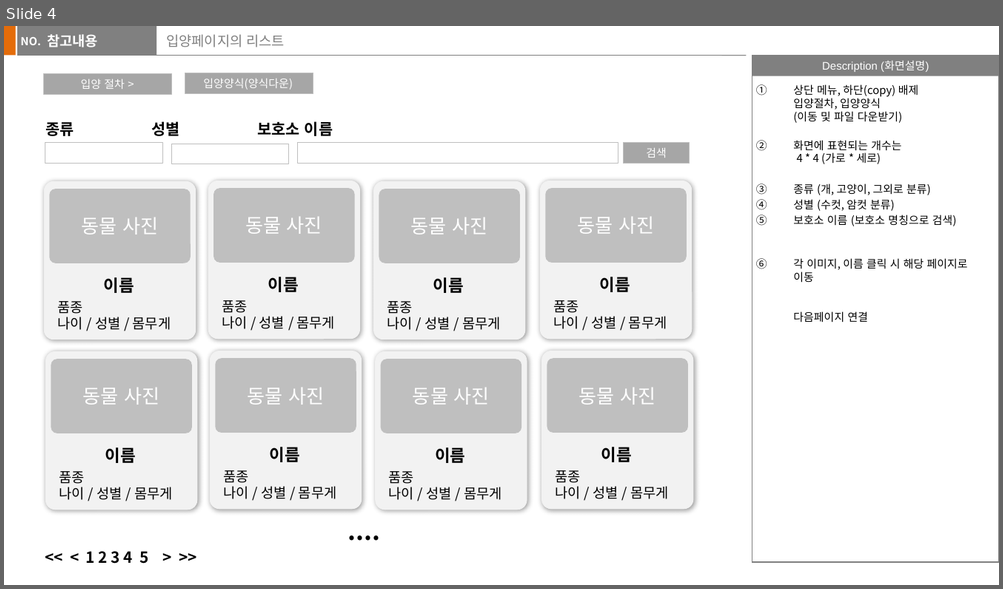
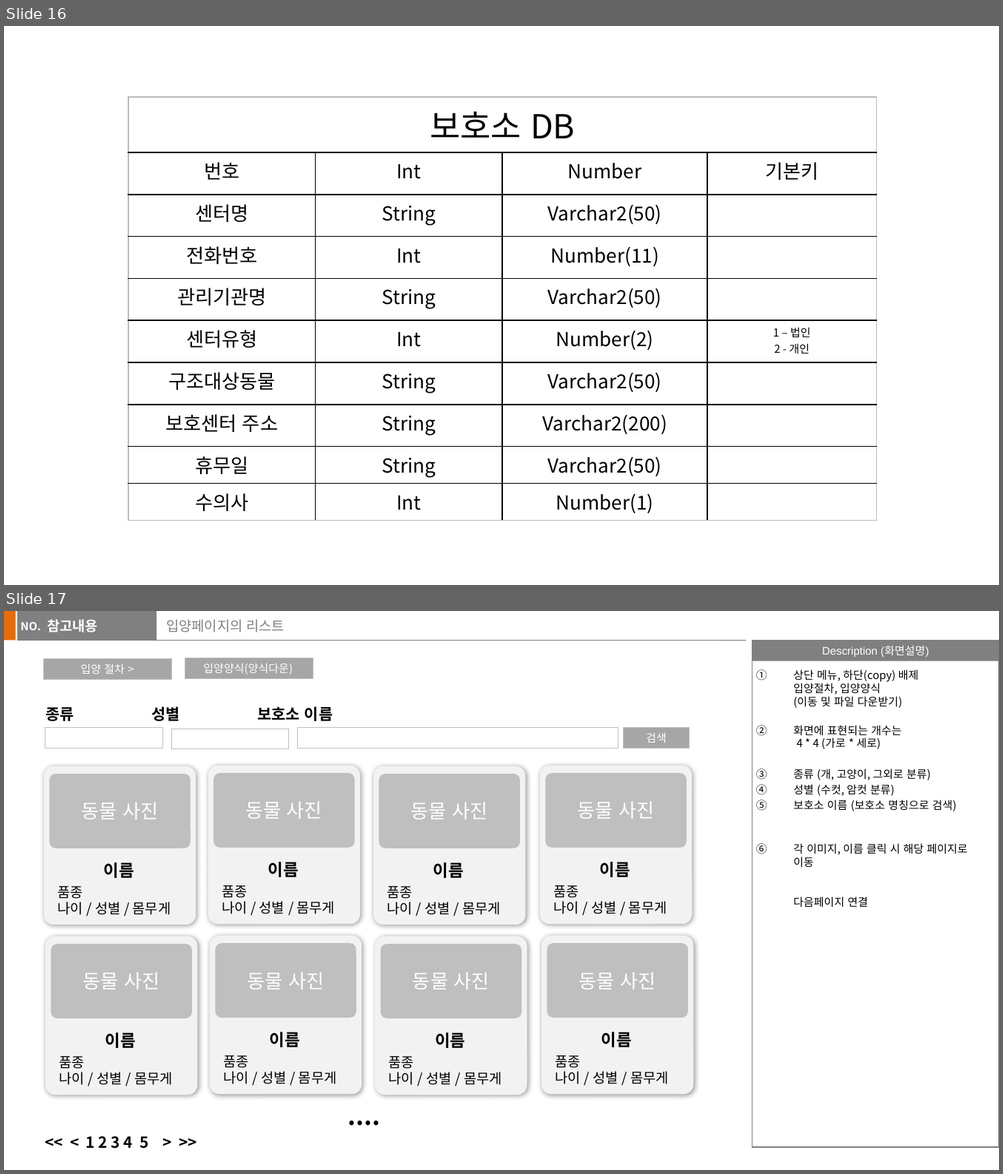
Before and after one commit to jaemikim/Notes, a slide deck: 기획문서/보보 (가칭)_v1-2.pptx. Shown one above the other, each under a label of ours: slide 4 before the commit, slides 16 and 17 after it. The pictures are 1003x589 and 1003x1174 pixels, drawn with LibreOffice and Linux fonts; fonts in the diff are those of the drawing; background and template pictures are left out. Boxes give left, top, right and bottom in pixels: in the first picture for what was removed or moved away, otherwise in the second. Text is boxed around its words. In the diff, an @@ line names an element or a change of style, - is before the commit and + after.

```diff
--- a/기획문서/보보 (가칭)_v1-2.pptx
+++ b/기획문서/보보 (가칭)_v1-2.pptx
@@ slide 16 added at [4, 26, 999, 585], background #FFFFFF @@
@@ table added at [128, 96, 876, 517], 10 rows, 4 columns @@
+보호소 DB |  |  | 
+번호 | Int | Number | 기본키
+센터명 | String | Varchar2(50) | 
+전화번호 | Int | Number(11) | 
+관리기관명 | String | Varchar2(50) | 
+센터유형 | Int | Number(2) | 1 – 법인 / 2 - 개인
+구조대상동물 | String | Varchar2(50) | 
+보호센터 주소 | String | Varchar2(200) | 
+휴무일 | String | Varchar2(50) | 
+수의사 | Int | Number(1) | 
@@ what was slide 4 is now slide 17 @@
```
Also in this commit, not shown: 2 slides changed, 12 other slides added, 1 other file.
